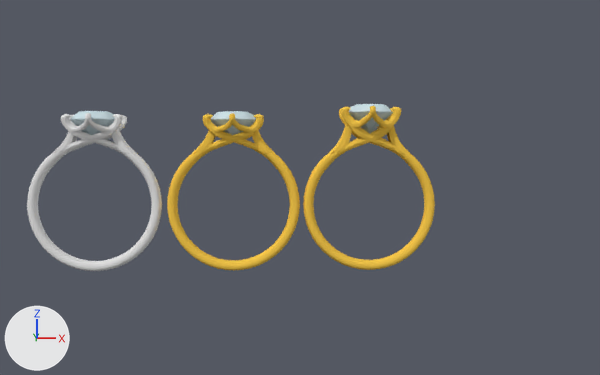
Two versions of the Blender file taurus/first_attempt.blend, one commit apart.
Before and after are seen from a 50 mm camera at (-22.9, -137.6, 6.2) aimed at (-19.1, -27.4, 2.5). Lighting does not change. The marker at lower left points along +X, +Y and +Z.

Names of what the first picture shows: 'Diamond_newring', 'Diamond_newring.001', 'Diamond_newring.002', 'REDER RING 1', 'REDER RING 2', 'fifth_try_setting_curve.003', 'ring_body'.
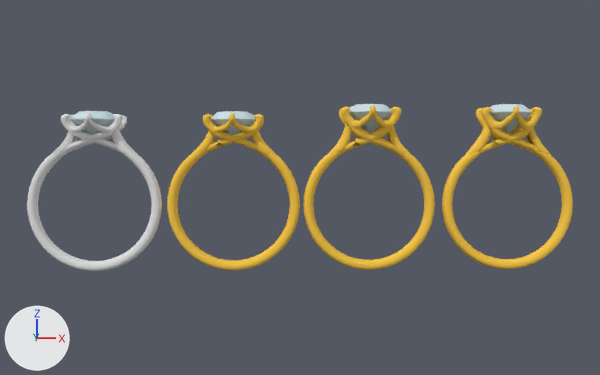
Location of each change, [x1, y1, x2, y2] in pixels of the pictures (600 x 375 px):
'ring_body.001', added (yellow): after [442, 138, 573, 269]
'back_prongs.001', added (yellow): after [476, 106, 542, 152]
'Diamond_newring.003', added: after [490, 104, 532, 133]
'swoop.001', added: after [465, 123, 492, 156]
'swoop2.001', added: after [525, 128, 552, 157]

The change, as a list of edits to the scene's bpy script:
```text
Add me_cunurbspath_004:
    me_cunurbspath_004.from_pydata(...)  # 801 vertices, 773 faces; spans x -2.76..3.05, y -1.1..1.14, z -0.35..1.18
    me_cunurbspath_004.polygons.foreach_set('use_smooth', [True] * 773)
    me_cunurbspath_004.materials.append(mat_gold)  # yellow #fccc4d
Add me_cunurbspath_006:
    me_cunurbspath_006.from_pydata(...)  # 801 vertices, 773 faces; spans x -2.76..3.08, y -1.1..1.14, z -0.2..1.18
    me_cunurbspath_006.polygons.foreach_set('use_smooth', [True] * 773)
    me_cunurbspath_006.materials.append(mat_gold)  # yellow #fccc4d
Add me_torus_003:
    me_torus_003.from_pydata(...)  # 564 vertices, 552 faces; spans x -1.48..1.48, y -1.4..1.58, z -0.23..0.23
    me_torus_003.polygons.foreach_set('use_smooth', [True] * 552)
    me_torus_003.materials.append(mat_gold)  # yellow #fccc4d
Add me_cunurbspath_007:
    me_cunurbspath_007.from_pydata(...)  # 2914 vertices, 2974 faces; spans x -4.02..4.47, y -6.12..2.04, z -2.75..3.23
    me_cunurbspath_007.polygons.foreach_set('use_smooth', [True] * 2974)
    me_cunurbspath_007.materials.append(mat_gold)  # yellow #fccc4d
Add ob_swoop_001:
    ob_swoop_001 = bpy.data.objects.new('swoop.001', me_cunurbspath_004)
    ob_swoop_001.location = (3.75, -27.38, 8.35)
    ob_swoop_001.rotation_euler = (0.0, 2.08, 6.283)  # degrees (0, 119, 360)
    ob_swoop_001.scale = (1.27, 1.27, 1.27)
Add ob_swoop2_001:
    ob_swoop2_001 = bpy.data.objects.new('swoop2.001', me_cunurbspath_006)
    ob_swoop2_001.location = (13.42, -27.41, 8.35)
    ob_swoop2_001.rotation_euler = (0.0, 2.08, 3.142)  # degrees (0, 119, 180)
    ob_swoop2_001.scale = (1.27, 1.27, 1.27)
Add ob_diamond_newring_003:
    ob_diamond_newring_003 = bpy.data.objects.new('Diamond_newring.003', me_diamond_001.copy())  # the mesh of ob_diamond_newring
    ob_diamond_newring_003.location = (8.59, -27.32, 11.44)
    ob_diamond_newring_003.rotation_euler = (1.571, 0.0, 1.571)  # degrees (90, 0, 90)
    ob_diamond_newring_003.scale = (0.915, 1.0, 0.915)
Add ob_ring_body_001:
    ob_ring_body_001 = bpy.data.objects.new('ring_body.001', me_torus_003)
    ob_ring_body_001.location = (8.57, -27.39, -0.24)
    ob_ring_body_001.rotation_euler = (1.571, 0.0, 0.0)  # degrees (90, 0, 0)
    ob_ring_body_001.scale = (5.92, 5.92, 4.4)
Add ob_back_prongs_001:
    ob_back_prongs_001 = bpy.data.objects.new('back_prongs.001', me_cunurbspath_007)
    ob_back_prongs_001.location = (8.59, -25.35, 9.9)
    ob_back_prongs_001.rotation_euler = (0.0, 0.0, -0.106)  # degrees (0, 0, -6.1)
```
